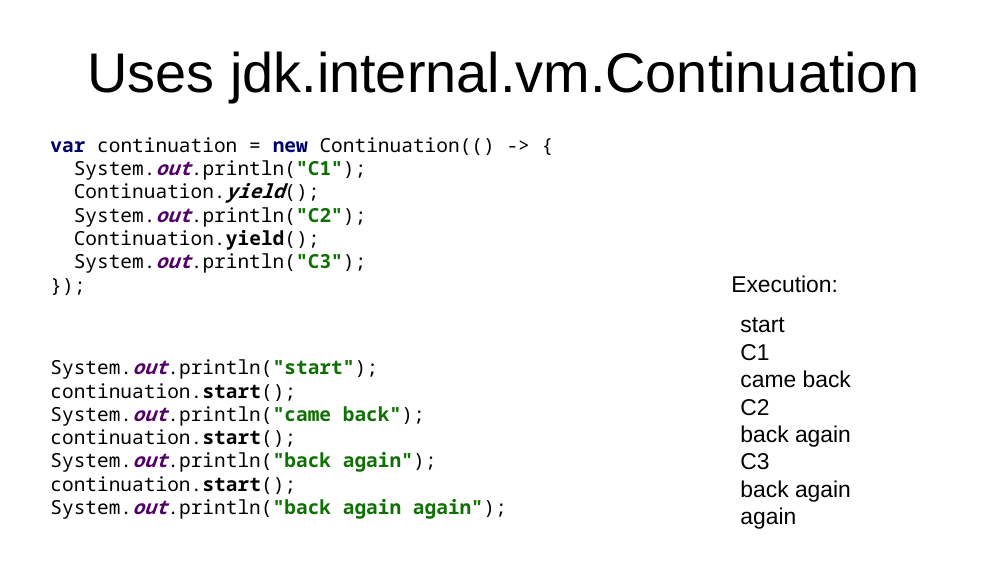
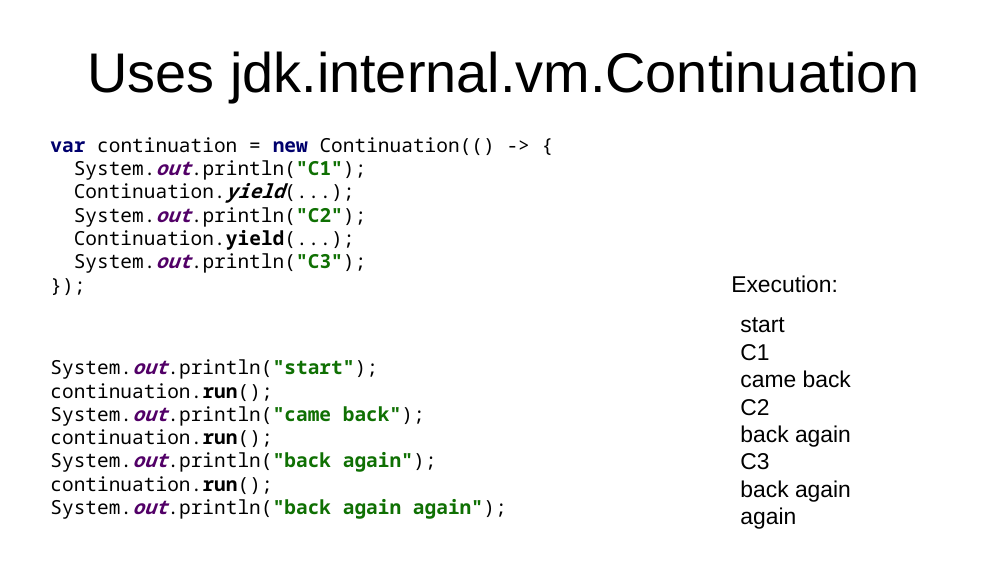
Before and after one commit to forax/loom-fiber, a slide deck: slide 24 of loom is looming.odp. Drawn at 1008x567 pixels with LibreOffice and Linux fonts; fonts in the diff are those of the drawing. Boxes give left, top, right and bottom in pixels: in the first picture for what was removed or moved away, otherwise in the second. Text is boxed around its words. In the diff, an @@ line names an element or a change of style, - is before the commit and + after.

```diff
--- a/loom is looming.odp
+++ b/loom is looming.odp
@@ text at [50, 137, 507, 519]: text changed @@
-var continuation = new Continuation(() -> {
-System.out.println("C1");
-Continuation.yield();
-System.out.println("C2");
-Continuation.yield();
-System.out.println("C3");
-});
-System.out.println("start");
-continuation.start();
-System.out.println("came back");
-continuation.start();
-System.out.println("back again");
-continuation.start();
-System.out.println("back again again");
+var continuation = new Continuation(() -> {
+System.out.println("C1");
+Continuation.yield(...);
+System.out.println("C2");
+Continuation.yield(...);
+System.out.println("C3");
+});
+System.out.println("start");
+continuation.run();
+System.out.println("came back");
+continuation.run();
+System.out.println("back again");
+continuation.run();
+System.out.println("back again again");
```
Also in this commit, not shown: 17 other slides changed, 4 other files.
